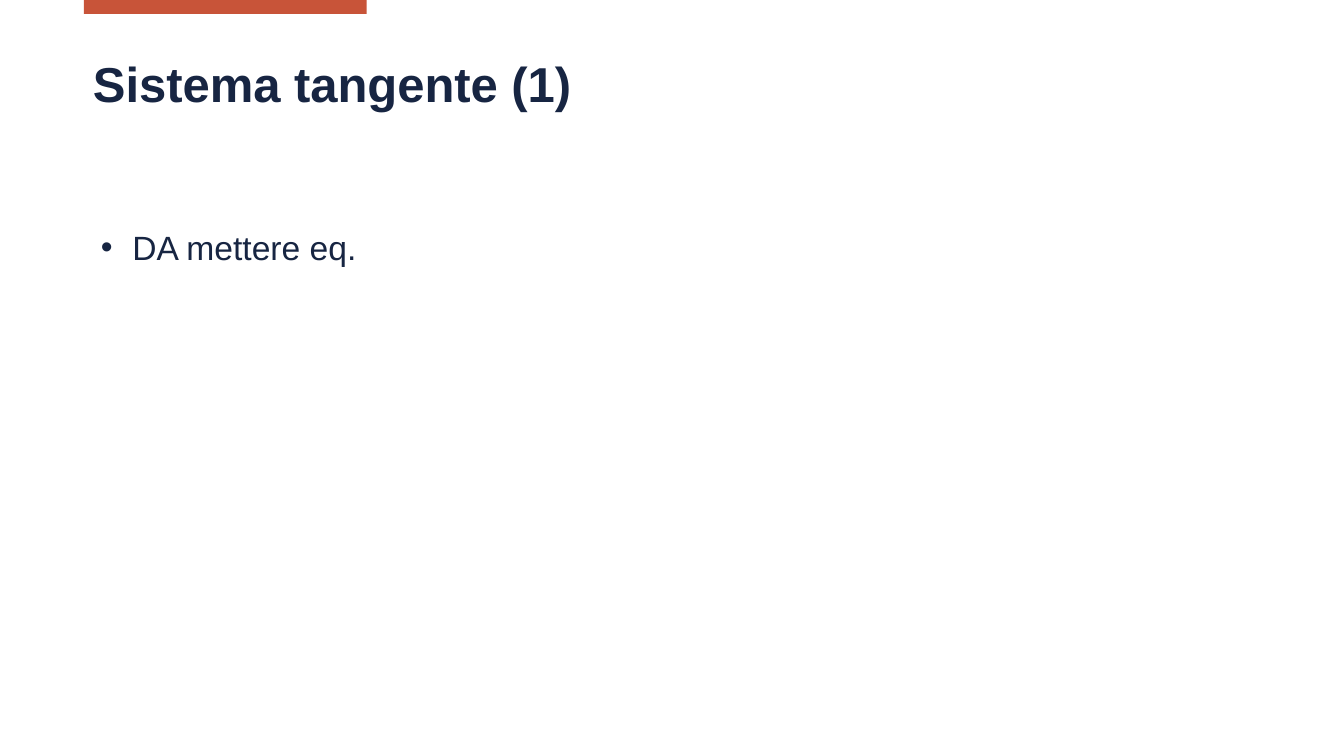
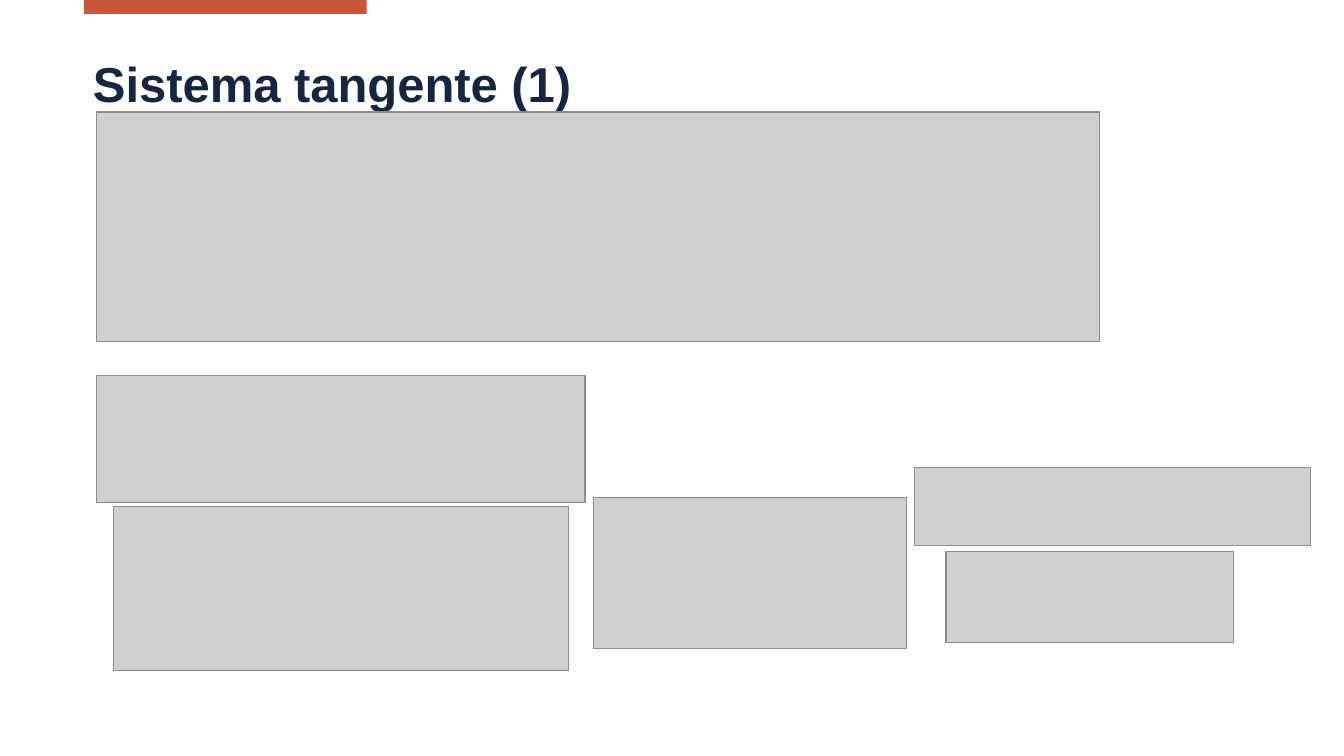
Before and after one commit to wasim-essbai/CAM_MPCCSTR, a slide deck: slide 10 of Presentazione.pptx. Drawn at 1344x756 pixels with LibreOffice and Linux fonts; fonts in the diff are those of the drawing; grey boxes stand for pictures; background and template pictures are left out. Boxes give left, top, right and bottom in pixels: in the first picture for what was removed or moved away, otherwise in the second. Text is boxed around its words. In the diff, an @@ line names an element or a change of style, - is before the commit and + after.

```diff
--- a/Presentazione.pptx
+++ b/Presentazione.pptx
@@ picture added at box(97, 112, 1099, 342) @@
@@ text removed at box(132, 237, 357, 267) @@
-• DA mettere eq.
@@ picture added at box(97, 375, 585, 503) @@
@@ picture added at box(914, 468, 1311, 545) @@
@@ picture added at box(114, 506, 569, 670) @@
@@ picture added at box(593, 498, 906, 649) @@
@@ picture added at box(947, 553, 1234, 643) @@
```
Also in this commit, not shown: 3 other slides changed, 7 other files.
